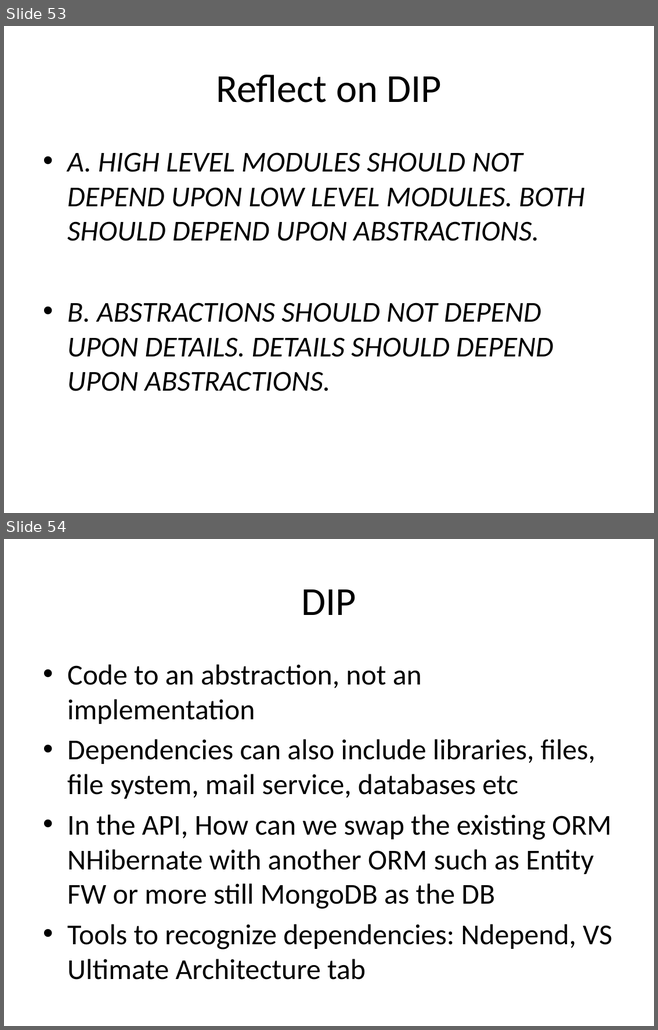
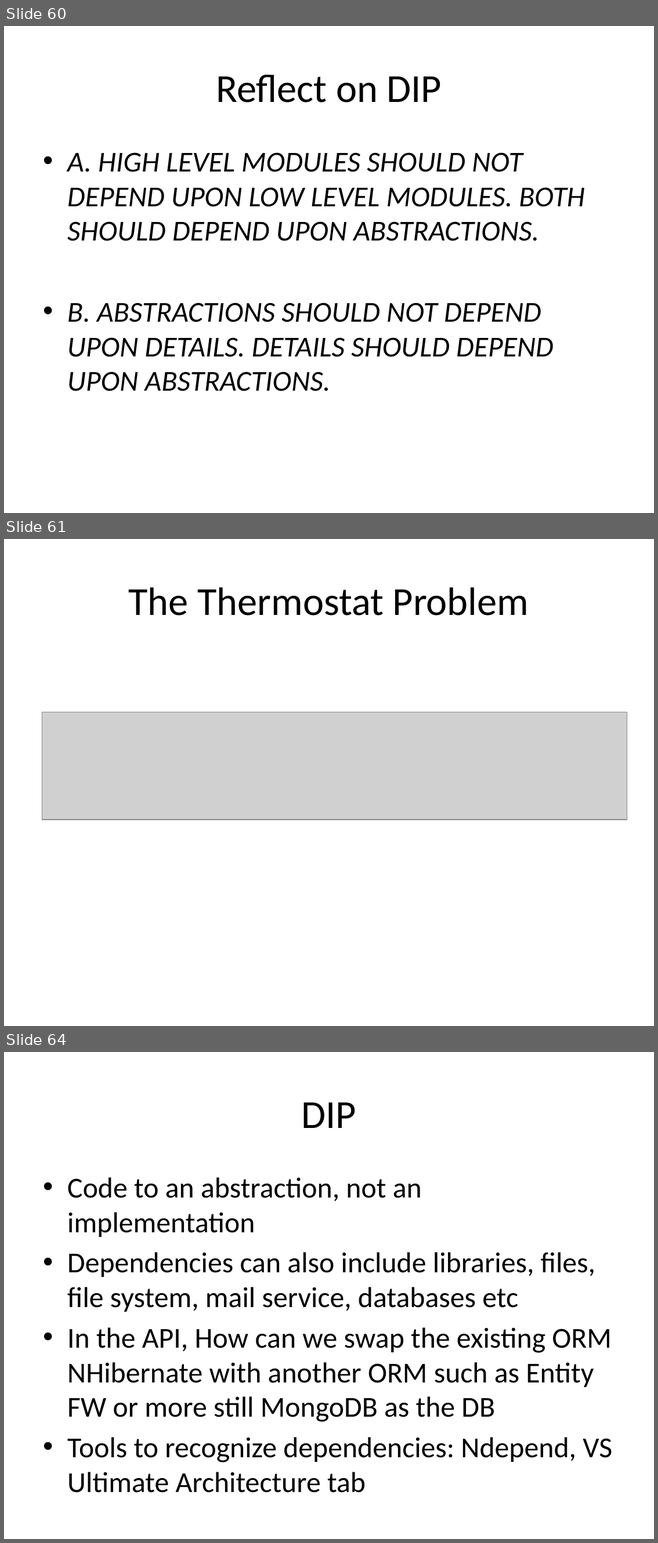
Before and after one commit to sameeri/solid, a slide deck: SOLID Principles of OOD v2.pptx. Shown one above the other, each under a label of ours: slides 53 and 54 before the commit, slides 60, 61 and 64 after it; the slides between them are not shown. The pictures are 658x1030 and 658x1543 pixels, drawn with LibreOffice and Linux fonts; fonts in the diff are those of the drawing; grey boxes stand for pictures. Boxes give left, top, right and bottom in pixels: in the first picture for what was removed or moved away, otherwise in the second. Text is boxed around its words. In the diff, an @@ line names an element or a change of style, - is before the commit and + after.

```diff
--- a/SOLID Principles of OOD v2.pptx
+++ b/SOLID Principles of OOD v2.pptx
@@ slide 61 added at <box>4,539,654,1026</box>, background #FFFFFF @@
@@ title added at <box>129,587,528,616</box>, 44 pt, text #000000 @@
+The Thermostat Problem
@@ picture added at <box>42,712,626,820</box> @@
@@ what was slide 53 is now slide 60 @@
@@ what was slide 54 is now slide 64 @@
```
Also in this commit, not shown: 9 other slides added.
